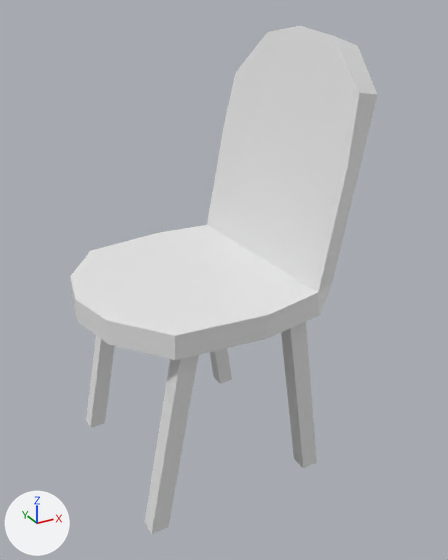
The FBX model Assets/Models/Office/cadira_treballador.FBX, before and after one commit.
Both versions are drawn from a 50 mm lens placed at (-0.488, -0.768, 1.113), pointed at (0.115, 0.328, 0.565). Lighting does not change. The marker at lower left points along +X, +Y and +Z. Where no turn or scale is listed for an object, it has been applied to the vertices.

Objects in the first picture: 'cadira_treballador'.
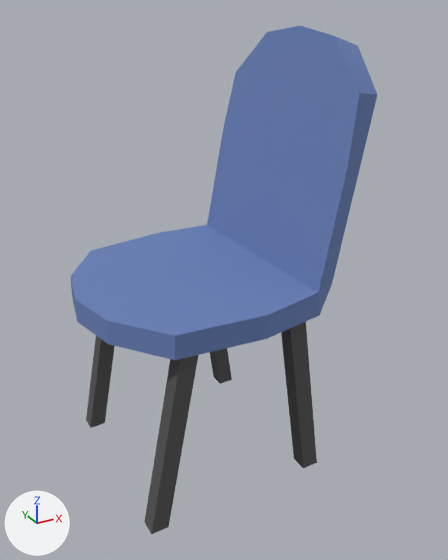
The newer file is also turned or shifted as a whole; pictures and numbers use the older file's frame.

What differs and where, as boxes [x1, y1, x2, y2] in the pictures (448 x 560 px):
part 1 of me_mesh, recoloured (white to blue)
    both: [70, 26, 377, 360]
part 2 of me_mesh, recoloured
    both: [144, 322, 317, 534]
part 3 of me_mesh, recoloured
    both: [86, 336, 232, 428]

What changed in the scene script:
```text
Add mat_material__4:
    mat_material__4 = principled_material('Material #4')
    mat_material__4.base_color = (0.588, 0.588, 0.588)  # light grey #cacaca
    mat_material__4.roughness = 0.859
Add mat_material__2:
    mat_material__2 = principled_material('Material #2')
    mat_material__2.base_color = (0.588, 0.588, 0.588)  # light grey #cacaca
    mat_material__2.roughness = 0.859
Add mat_02___default:
    mat_02___default = principled_material('02 - Default')
    mat_02___default.base_color = (0.0863, 0.0863, 0.0863)  # dark grey #535353
    mat_02___default.roughness = 0.859
Add mat_01___default:
    mat_01___default = principled_material('01 - Default')
    mat_01___default.base_color = (0.137, 0.216, 0.475)  # blue #6780b7
    mat_01___default.roughness = 0.859
Change me_mesh:
    where me_mesh.from_pydata(...)  # 102 vertices, 94 faces; spans x -0.317..0.26, y -0.263..0.263, z -0.448..0.508
    used by ob_cadira_treballador; location = (0.11, 0.364, 0.571)
    me_mesh part 1: 70 of the faces centred in x -0.304..0.237, y -0.251..0.251, z -0.04..0.491 switch from no material to mat_01___default (blue #6880b7)
    me_mesh part 2: 9 of the faces centred in x -0.226..0.102, y -0.22..-0.182, z -0.243..-0.027 switch from no material to mat_02___default (dark grey #535353)
    me_mesh part 3: 9 of the faces centred in x -0.226..0.102, y 0.183..0.221, z -0.243..-0.027 switch from no material to mat_02___default (dark grey #535353)
    add me_mesh.materials.append(mat_material__2)  # light grey #cacaca
    add me_mesh.materials.append(mat_material__4)  # light grey #cacaca
```
